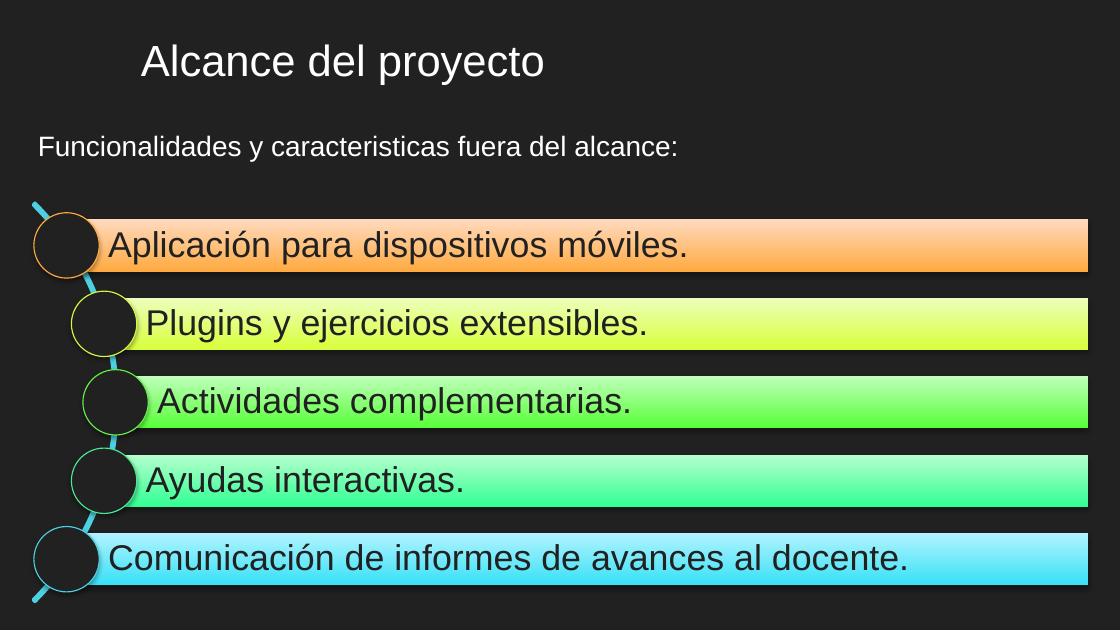
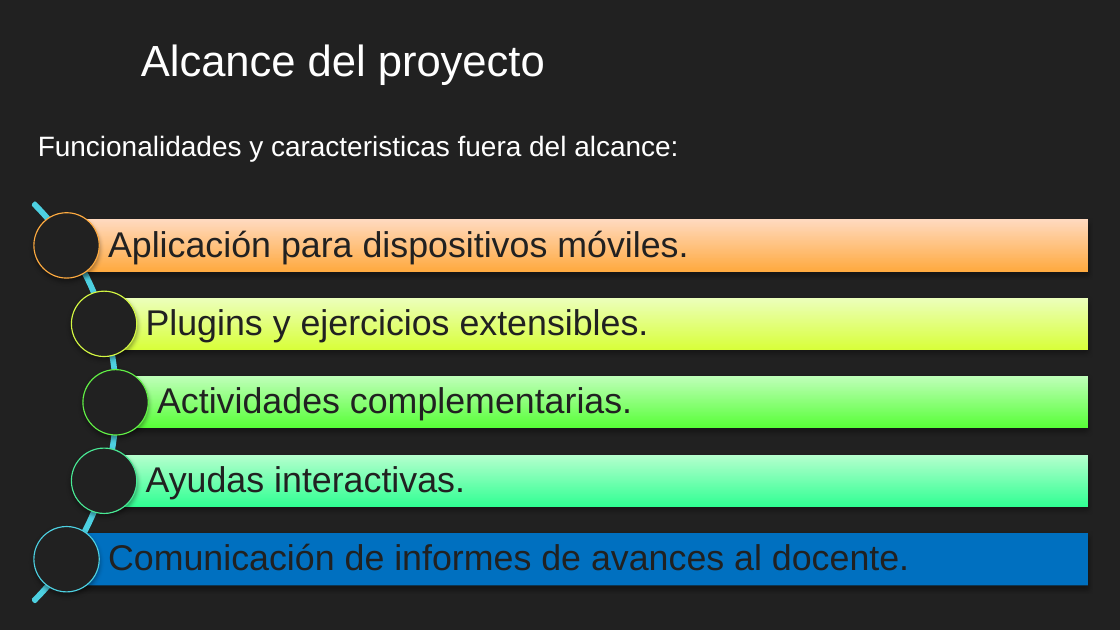
Before and after one commit to safabox/SAFE, a slide deck: slide 7 of trunk/docs/Entregables/Presentacion Final/SAFE presentacion final.pptx. Drawn at 1120x630 pixels with LibreOffice and Linux fonts; fonts in the diff are those of the drawing; background and template pictures are left out. Boxes give left, top, right and bottom in pixels: in the first picture for what was removed or moved away, otherwise in the second. Text is boxed around its words. In the diff, an @@ line names an element or a change of style, - is before the commit and + after.

```diff
--- a/trunk/docs/Entregables/Presentacion Final/SAFE presentacion final.pptx
+++ b/trunk/docs/Entregables/Presentacion Final/SAFE presentacion final.pptx
@@ rectangle at [66,533,1088,586]: fill gradient #37E1F7 to #B3F3FF to #0070C0 @@
```
Also in this commit, not shown: 3 other slides changed, 2 slides added, 1 slide removed, 1 other file.
